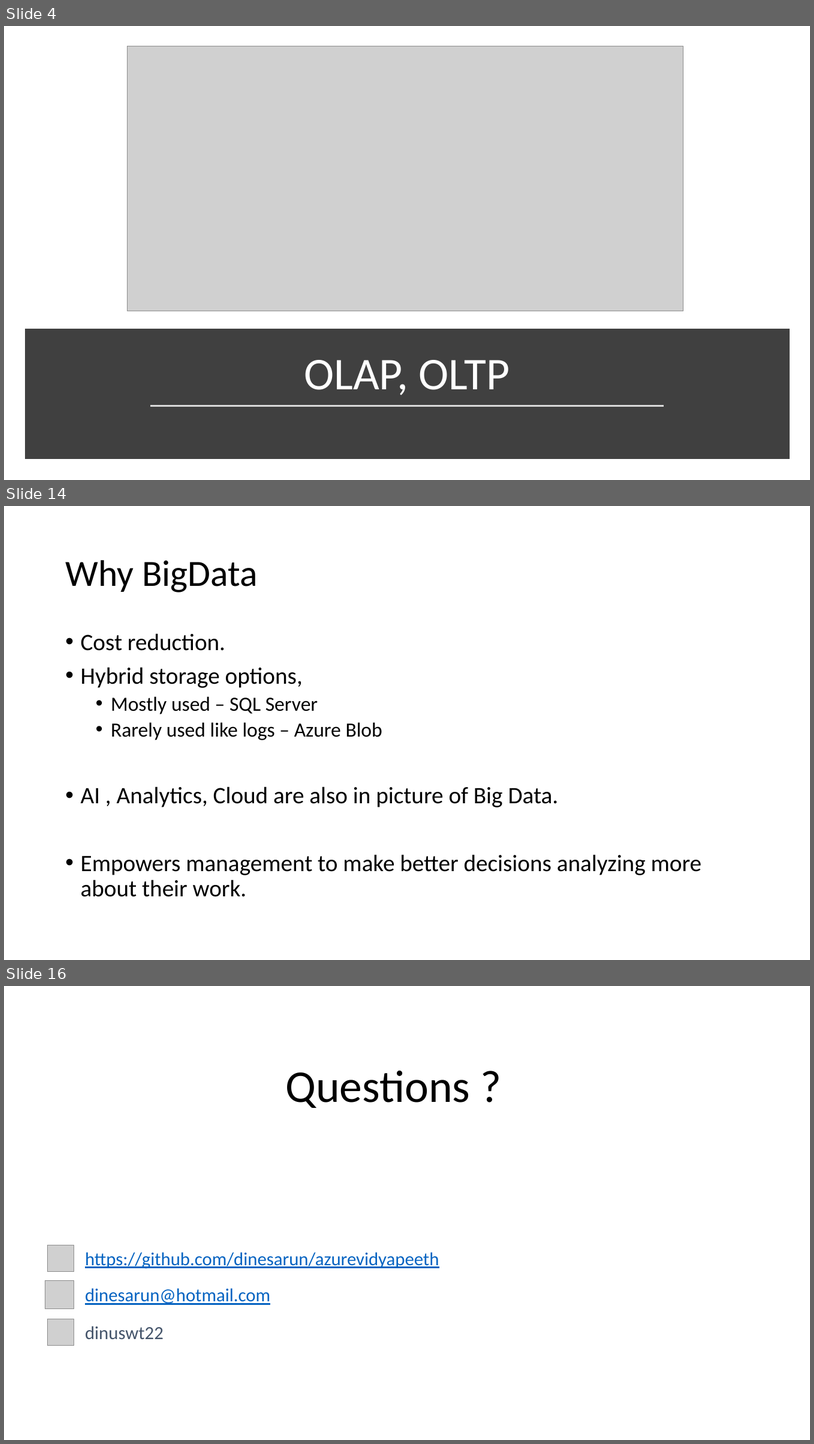
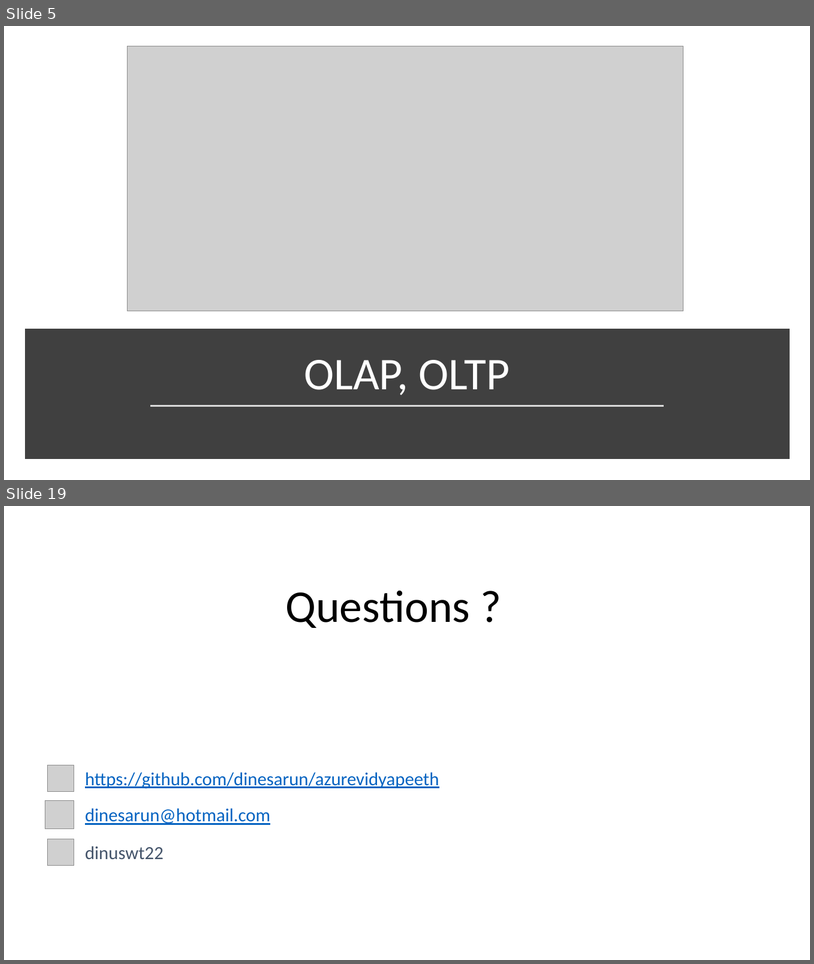
Before and after one commit to dinesarun/azurevidyapeeth, a slide deck: Feb26-AzureDataLake/AzureDataLake+Hadoop3.0.pptx. Shown one above the other, each under a label of ours: slides 4, 14 and 16 before the commit, slides 5 and 19 after it; the slides between them are not shown. The pictures are 814x1444 and 814x964 pixels, drawn with LibreOffice and Linux fonts; fonts in the diff are those of the drawing; grey boxes stand for pictures; background and template pictures are left out. Boxes give left, top, right and bottom in pixels: in the first picture for what was removed or moved away, otherwise in the second. Text is boxed around its words. In the diff, an @@ line names an element or a change of style, - is before the commit and + after.

```diff
--- a/Feb26-AzureDataLake/AzureDataLake+Hadoop3.0.pptx
+++ b/Feb26-AzureDataLake/AzureDataLake+Hadoop3.0.pptx
@@ slide 14 removed at [4,506,810,960], background #FFFFFF @@
@@ title removed at [65,560,258,592] @@
-Why BigData
@@ text removed at [81,633,702,897] @@
-• Cost reduction.
-• Hybrid storage options,
-  • Mostly used – SQL Server
-  • Rarely used like logs – Azure Blob
-• AI , Analytics, Cloud are also in picture of Big Data.
-• Empowers management to make better decisions analyzing more about their work.
@@ what was slide 4 is now slide 5 @@
@@ what was slide 16 is now slide 19 @@
```
Also in this commit, not shown: 6 slides changed, 5 slides added, 1 other slide removed.
